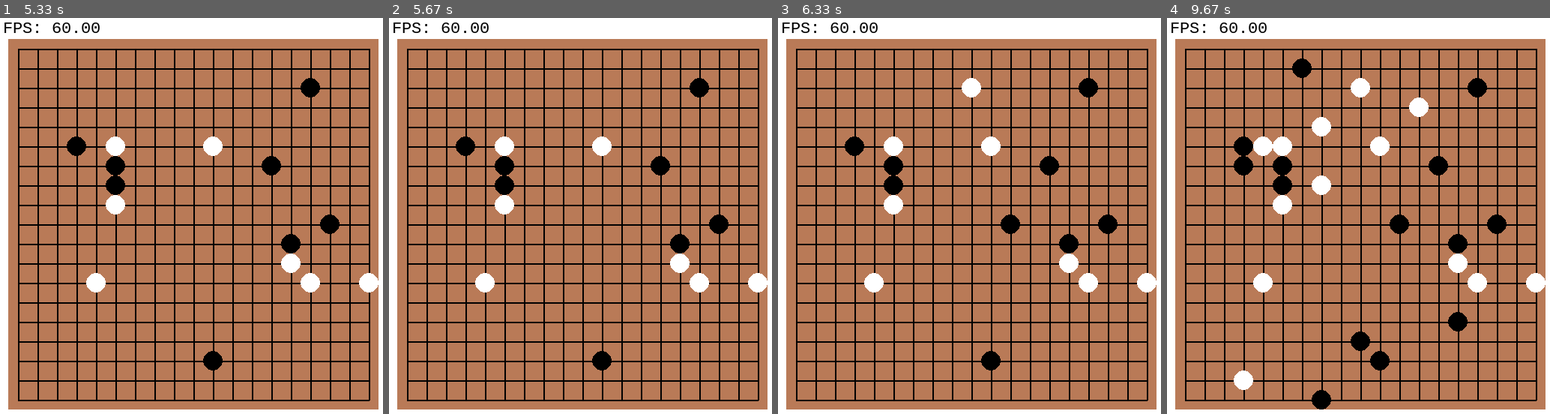
Above: before the commit, frames 1-4 (left to right).
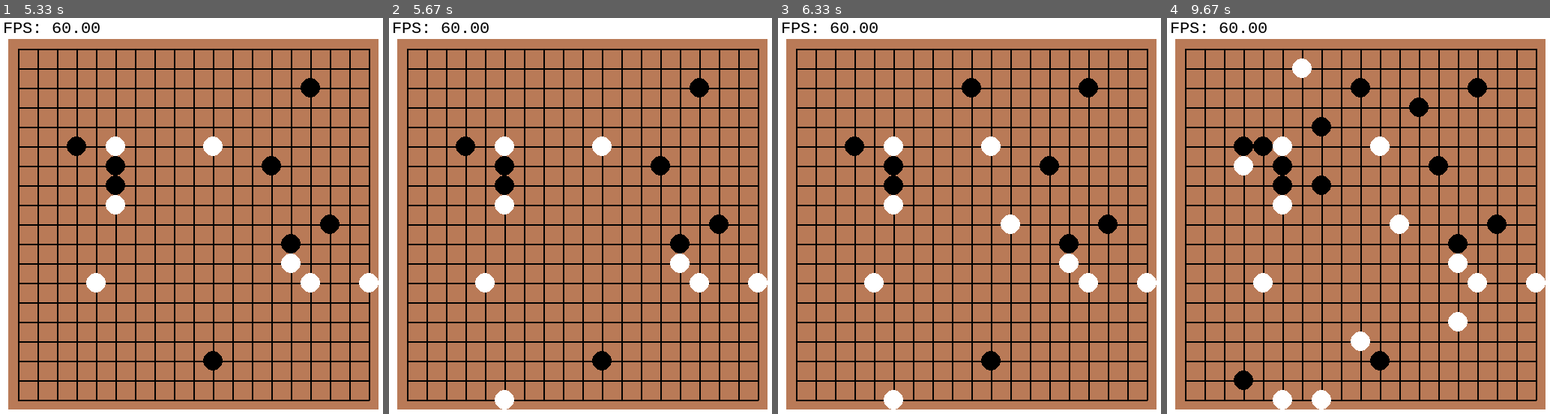
Above: after the commit, the same moments.

Repository: gwahak/Pygame
Game: pygame game, started from Lesson04/Gomoku/Gomoku.py
The game is run twice, just before and just after one commit, with the same random seed, the same clock (stepped at 60 frames per second) and the same inputs.
Inputs (mouse positions are in pixels of both pictures, inside the frame that each line leads up to):
- Up to frame 1 (5.33 s): click (294, 235) at 0.38 s; click (298, 263) at 0.72 s; click (111, 168) at 1.05 s; click (363, 275) at 1.38 s; click (306, 85) at 1.72 s; click (302, 283) at 2.05 s; click (275, 160) at 2.38 s; click (210, 144) at 2.72 s; click (68, 136) at 3.05 s; click (99, 279) at 3.38 s; click (107, 180) at 3.72 s; click (122, 148) at 4.05 s; click (321, 219) at 4.38 s; click (118, 208) at 4.72 s; click (206, 366) at 5.05 s
- Up to frame 2 (5.67 s): click (503, 402) at 5.38 s
- Up to frame 3 (6.33 s): click (980, 89) at 5.72 s; click (1015, 219) at 6.05 s
- Up to frame 4 (9.67 s): click (1316, 117) at 6.38 s; click (1324, 390) at 6.72 s; click (1427, 101) at 7.05 s; click (1350, 346) at 7.38 s; click (1266, 144) at 7.72 s; click (1243, 156) at 8.05 s; click (1316, 192) at 8.38 s; click (1297, 77) at 8.72 s; click (1243, 378) at 9.05 s; click (1454, 315) at 9.38 s

Frame 1 is identical in both runs. In frame 2, 0.2% of the frame differs, in the area x 27-33%, y 93-99%; in frame 3, 0.6%; in frame 4, 2.5%, in the area x 17-79%, y 10-99%.

Commit message:
修復滑鼠落點Bug

Diff:
--- a/Lesson04/Gomoku/Chessboard.py
+++ b/Lesson04/Gomoku/Chessboard.py
@@ -19,7 +19,7 @@
     def handle_key_event(self, e):
         origin_x = self.start_x - self.edge_size
         origin_y = self.start_y - self.edge_size
-        size = (self.grid_count - 1) * self.grid_size + self.edge_size
+        size = (self.grid_count - 1) * self.grid_size + self.edge_size * 2
         pos = e.pos
         if origin_x <= pos[0] <= origin_x + size and origin_y <= pos[1] <= origin_y + size:
             if not self.game_over:
